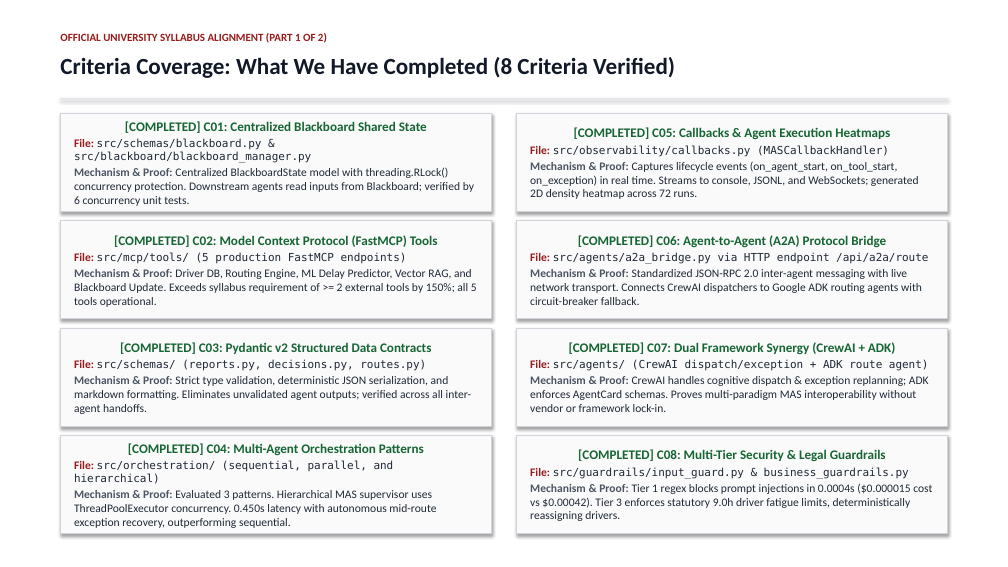
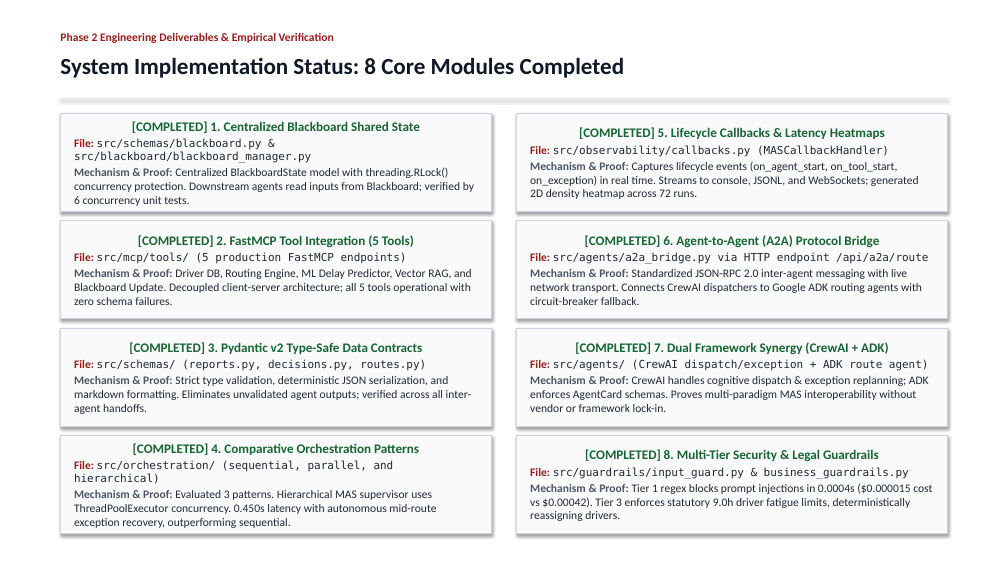
Before and after one commit to Akshat5091/DeliveryFleet-MAS, a slide deck: slide 18 of Eval 2 Documents/DeliveryFleet_MAS_Evaluation2_Master_Presentation.pptx. Drawn at 1008x567 pixels with LibreOffice and Linux fonts; fonts in the diff are those of the drawing. Boxes give left, top, right and bottom in pixels: in the first picture for what was removed or moved away, otherwise in the second. Text is boxed around its words. In the diff, an @@ line names an element or a change of style, - is before the commit and + after.

Commit message:
refactor: purge all AI meta-cues, rubric-citations, and defensive evaluation phrasing in favor of rigorous engineering presentation language

```diff
--- a/Eval 2 Documents/DeliveryFleet_MAS_Evaluation2_Master_Presentation.pptx
+++ b/Eval 2 Documents/DeliveryFleet_MAS_Evaluation2_Master_Presentation.pptx
@@ text at [60, 33, 334, 43]: text changed; size 10.5 to 11 pt @@
-OFFICIAL UNIVERSITY SYLLABUS ALIGNMENT (PART 1 OF 2)
+Phase 2 Engineering Deliverables & Empirical Verification
@@ text at [60, 57, 625, 78]: text changed @@
-Criteria Coverage: What We Have Completed (8 Criteria Verified)
+System Implementation Status: 8 Core Modules Completed
@@ text in rectangle at [132, 121, 420, 133]: text changed @@
-[COMPLETED] C01: Centralized Blackboard Shared State
+[COMPLETED] 1. Centralized Blackboard Shared State
@@ text in rectangle at [579, 127, 885, 139]: text changed @@
-[COMPLETED] C05: Callbacks & Agent Execution Heatmaps
+[COMPLETED] 5. Lifecycle Callbacks & Latency Heatmaps
@@ text in rectangle at [138, 235, 414, 248]: text changed @@
-[COMPLETED] C02: Model Context Protocol (FastMCP) Tools
+[COMPLETED] 2. FastMCP Tool Integration (5 Tools)
@@ text in rectangle at [585, 235, 879, 248]: text changed @@
-[COMPLETED] C06: Agent-to-Agent (A2A) Protocol Bridge
+[COMPLETED] 6. Agent-to-Agent (A2A) Protocol Bridge
@@ text in rectangle at [74, 269, 472, 305]: text changed @@
-Mechanism & Proof: Driver DB, Routing Engine, ML Delay Predictor, Vector RAG, and Blackboard Update. Exceeds syllabus requirement of >= 2 external tools by 150%; all 5 tools operational.
+Mechanism & Proof: Driver DB, Routing Engine, ML Delay Predictor, Vector RAG, and Blackboard Update. Decoupled client-server architecture; all 5 tools operational with zero schema failures.
@@ text in rectangle at [129, 342, 422, 354]: text changed @@
-[COMPLETED] C03: Pydantic v2 Structured Data Contracts
+[COMPLETED] 3. Pydantic v2 Type-Safe Data Contracts
@@ text in rectangle at [575, 342, 888, 354]: text changed @@
-[COMPLETED] C07: Dual Framework Synergy (CrewAI + ADK)
+[COMPLETED] 7. Dual Framework Synergy (CrewAI + ADK)
@@ text in rectangle at [133, 443, 419, 455]: text changed @@
-[COMPLETED] C04: Multi-Agent Orchestration Patterns
+[COMPLETED] 4. Comparative Orchestration Patterns
@@ text in rectangle at [585, 449, 879, 461]: text changed @@
-[COMPLETED] C08: Multi-Tier Security & Legal Guardrails
+[COMPLETED] 8. Multi-Tier Security & Legal Guardrails
```
Also in this commit, not shown: 20 other slides changed, 3 other files.
